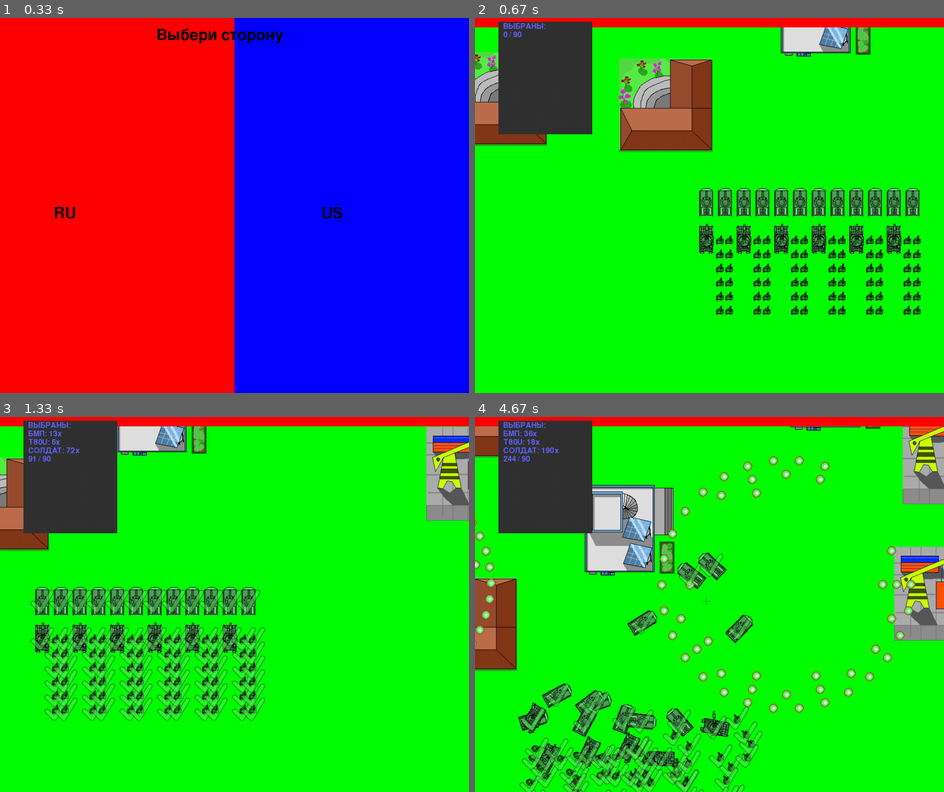
Above: before the commit, frames 1-4 (two rows, left to right).
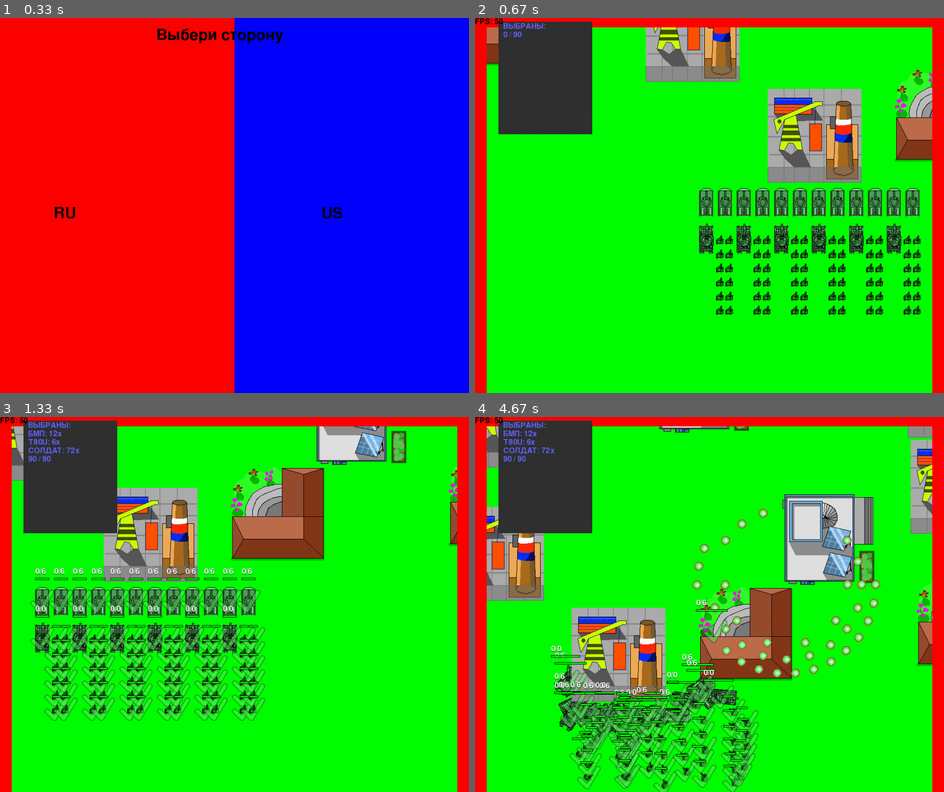
Above: after the commit, the same moments.

Repository: chempik1234/Pygame-RTS
Game: pygame game, started from main.py
The game is run twice, just before and just after one commit, with the same random seed, the same clock (stepped at 60 frames per second) and the same inputs.
Inputs (mouse positions are in pixels of both pictures, inside the frame that each line leads up to):
- Up to frame 1 (0.33 s): no input
- Up to frame 2 (0.67 s): click (709, 205) at 0.38 s
- Up to frame 3 (1.33 s): hold C 0.67-1.13 s; hold D 0.67-1.13 s; tap X at 1.17 s
- Up to frame 4 (4.67 s): hold D 1.5-1.97 s; tap X at 1.57, 1.87, 2.07, 2.4, 2.7, 2.9, 3.2, 3.47, 3.8, 4.1, 4.23, 4.63 s; hold W 2-2.3 s; tap C at 2.15, 3.55 s; hold D 2.33-2.8 s; move the mouse to (564, 548) at 2.37 s; tap V at 2.48, 3.88 s; hold A 2.83-3.37 s; move the mouse to (779, 473) at 2.87 s; hold S 3.4-3.7 s; hold A 3.73-4.13 s; move the mouse to (587, 465) at 3.77 s; hold W 4.17-4.53 s; move the mouse to (596, 529) at 4.2 s; hold D from 4.57 s (still down)

Frame 1 is identical in both runs. In frame 2, 21% of the frame differs, in the area x 0-100%, y 0-100%; in frame 3, 22%; in frame 4, 44%.

Commit message:
muuuch beetter

Diff:
--- a/factory.py
+++ b/factory.py
@@ -58,6 +58,13 @@
                       soldiers_max=6, attack_radius=550)
 
 
+def apc(x, y, sprite_group, all_sprites, ui_group, obstacles_group, bullets_group, turret_color, team_id=0):
+    if team_id == 0:
+        return bmp(x, y, sprite_group, all_sprites, ui_group, obstacles_group, bullets_group, turret_color, team_id)
+    else:
+        return bradley(x, y, sprite_group, all_sprites, ui_group, obstacles_group, bullets_group, turret_color, team_id)
+
+
 def t80(x, y, sprite_group, all_sprites, ui_group, obstacles_group, bullets_group, turret_color, team_id=0):
     hull = GenericSprite(load_image("t80\\hull.png"), "hull", x, y, 11, 26, sprite_group,
                          all_sprites)
@@ -68,8 +75,8 @@
                       bullets_group, sprite_group,
                       x, y, hull,
                       turret, turret_anchor_coords, turret_color,
-                      all_sprites, ui_group, obstacles_group, 3, rotation_speed=1, name="T80U", damage=4000, fire_seconds=5,
-                      soldiers_max=0, attack_radius=1000)
+                      all_sprites, ui_group, obstacles_group, 3, rotation_speed=1, name="T80U", damage=4000,
+                      fire_seconds=5, soldiers_max=0, attack_radius=1000)
 
 
 def abrams(x, y, sprite_group, all_sprites, ui_group, obstacles_group, bullets_group, turret_color, team_id=0):
@@ -82,8 +89,15 @@
                       bullets_group, sprite_group,
                       x, y, hull,
                       turret, turret_anchor_coords, turret_color,
-                      all_sprites, ui_group, obstacles_group, 2.8, rotation_speed=1.5, name="ABRAMS", damage=4000, fire_seconds=8,
-                      soldiers_max=0, attack_radius=1000)
+                      all_sprites, ui_group, obstacles_group, 2.8, rotation_speed=1.5, name="ABRAMS", damage=4000,
+                      fire_seconds=10, soldiers_max=0, attack_radius=1000)
+
+
+def tank(x, y, sprite_group, all_sprites, ui_group, obstacles_group, bullets_group, turret_color, team_id=0):
+    if team_id == 0:
+        return t80(x, y, sprite_group, all_sprites, ui_group, obstacles_group, bullets_group, turret_color, team_id)
+    else:
+        return abrams(x, y, sprite_group, all_sprites, ui_group, obstacles_group, bullets_group, turret_color, team_id)
 
 
 def crosshair(sprite_group, all_sprites, max_speed=1):
@@ -107,7 +121,10 @@
                          scale=scale)
 
 
-def soldier(x, y, sprite_group, all_sprites, ui_group, obstacles_group, bullets_group, team_id=0, color="green"):
+def soldier(x, y, sprite_group, all_sprites, ui_group, obstacles_group, bullets_group, team_id=0):
+    color = "green"
+    if team_id != 0:
+        color = "sand"
     sprite = GenericSprite(load_image(f"soldier_{color}.png"), "turret", x, y, 22, 34, sprite_group,
                            all_sprites)
     return SoldierUnit(team_id, 3, sprite_group, bullets_group, x, y, sprite, all_sprites, ui_group, obstacles_group,
--- a/main.py
+++ b/main.py
@@ -86,15 +86,16 @@
         pressed_lr = [False, False]
         pressed_ud = [False, False]
 
+        self.spawn_environment()
         units = self.spawn_units()
-        self.spawn_environment()
 
         selected_units = []
         self.seconds = 0
         while running:
             units = [i for i in units if i.alive]
             selected_units = [i for i in selected_units if i.alive]
-            self.seconds += (self.clock.tick(self.fps) / 1000) % 1800
+            tick = self.clock.tick(self.fps)
+            self.seconds += (tick / 1000) % 1800
             for event in pygame.event.get():
                 if event.type == pygame.QUIT:
                     running = False
@@ -186,9 +187,9 @@
                 if bullet_sprite.parent:
                     bullet_sprite.parent.update(self.seconds)
             camera_pos_sprite.update()
-            self.render(camera, units, selected_units, camera_pos_sprite)
-
-    def render(self, camera, units, selected_units, camera_pos_sprite):
+            self.render(camera, units, selected_units, camera_pos_sprite, tick)
+
+    def render(self, camera, units, selected_units, camera_pos_sprite, tick):
         self.screen.fill(self.colors["GRASS"])
         self.bullets_group.draw(self.screen)
         self.units_group.draw(self.screen)
@@ -197,12 +198,33 @@
         camera.update(camera_pos_sprite)
         for sprite in self.all_gameplay_sprites:
             camera.apply(sprite)
-        self.render_ui(units, selected_units)
+        self.render_ui(units, selected_units, tick)
         self.display.flip()
 
-    def render_ui(self, units, selected_units):
+    def render_ui(self, units, selected_units, tick):
         allied_units = [i for i in units if i.team_id == self.player_team_id]
         enemy_units = [i for i in units if i.team_id != self.player_team_id]
+        """ ### HP """
+        for unit in selected_units + enemy_units:
+            if not unit.get_sprite().alive():
+                continue
+            if unit.team_id == self.player_team_id:
+                color = "green"
+                if isinstance(unit, TurretUnit):
+                    base_functions.draw_text([f"{len(unit.soldiers)}/{unit.soldiers_max}"],
+                                             unit.get_y_on_screen() - 40, unit.get_x_on_screen(),
+                                             pyconfig.FONTS[pyconfig.SMALL], pygame.Color("black"), self.screen)
+                    base_functions.draw_text([f"{len(unit.soldiers)}/{unit.soldiers_max}"],
+                                             unit.get_y_on_screen() - 41, unit.get_x_on_screen(),
+                                             pyconfig.FONTS[pyconfig.SMALL], pygame.Color("white"), self.screen)
+            else:
+                color = "red"
+            self.screen.fill(pygame.Color("black"), (unit.get_x_on_screen(),
+                                                     unit.get_y_on_screen() - 20,
+                                                     unit.get_w(), 5))
+            self.screen.fill(pygame.Color(color), (unit.get_x_on_screen() + 1,
+                                                   unit.get_y_on_screen() - 19,
+                                                   unit.hp / unit.max_hp * (unit.get_w() - 2), 3))
         """ ### RED STRIPES """
         STRIPE_WIDTH = 0.025
         for enemy in enemy_units:
@@ -250,51 +272,101 @@
             self.screen_size[0] * 0.05 + 10,
             pyconfig.FONTS[pyconfig.SMALL],
             self.colors["PRIMARY"], self.screen)
+        #
+        if not enemy_units:
+            base_functions.draw_text(["МЕСТНОСТЬ ЗАЧИЩЕНА!"], self.screen_size[1] // 2, self.screen_size[0] // 3,
+                                     pyconfig.FONTS[pyconfig.BIG], pygame.Color("black"), self.screen)
+        base_functions.draw_text([f"FPS: {int(1000 / tick)}"],
+                                 0, 0, pyconfig.FONTS[pyconfig.SMALL], pygame.Color("black"), self.screen)
 
     def spawn_units(self):
         res = []
         for i in range(12):
-            res.append(factory.bmp(40 * i, 0, self.units_group, self.all_gameplay_sprites, self.ui_group,
+            res.append(factory.apc(40 * i, 0, self.units_group, self.all_gameplay_sprites, self.ui_group,
                                    self.obstacles_group,
-                                   self.bullets_group, self.colors[pyconfig.TURRET]))
+                                   self.bullets_group, self.colors[pyconfig.TURRET], team_id=self.player_team_id))
         for i in range(6):
-            res.append(factory.t80(80 * i, 80, self.units_group, self.all_gameplay_sprites, self.ui_group,
-                                   self.obstacles_group,
-                                   self.bullets_group, self.colors[pyconfig.TURRET]))
+            res.append(factory.tank(80 * i, 80, self.units_group, self.all_gameplay_sprites, self.ui_group,
+                                    self.obstacles_group,
+                                    self.bullets_group, self.colors[pyconfig.TURRET], team_id=self.player_team_id))
         for i in range(6):
             for col in range(2):
                 for row in range(6):
                     res.append(factory.soldier(80 * i + 30 + 20 * col,
                                                80 + 30 * row, self.units_group, self.all_gameplay_sprites,
                                                self.ui_group,
-                                               self.obstacles_group, self.bullets_group))
-
+                                               self.obstacles_group, self.bullets_group, team_id=self.player_team_id))
         # ENEMIES
-
-        for i in range(12):
-            res.append(factory.bradley(40 * i, -1160, self.units_group, self.all_gameplay_sprites, self.ui_group,
-                                       self.obstacles_group,
-                                       self.bullets_group, self.colors[pyconfig.TURRET], team_id=1))
-        for i in range(6):
-            res.append(factory.abrams(80 * i, -1080, self.units_group, self.all_gameplay_sprites, self.ui_group,
+        i = 0
+        while i < 12:
+            enemy_bmp = factory.apc(random.randint(-1000, 1000), random.randint(-2000, -1000), self.units_group,
+                                    self.all_gameplay_sprites, self.ui_group,
+                                    self.obstacles_group,
+                                    self.bullets_group, self.colors[pyconfig.TURRET], team_id=1 - self.player_team_id)
+            i += 1
+            for j in self.all_gameplay_sprites:
+                if j == enemy_bmp.hull or j == enemy_bmp.turret:
+                    continue
+                if pygame.sprite.collide_mask(j, enemy_bmp.get_sprite()):
+                    enemy_bmp.die()
+                    i -= 1
+                    break
+            res.append(enemy_bmp)
+        i = 0
+        while i < 12:
+            enemy_tank = factory.tank(random.randint(-1000, 1000), random.randint(-2000, -1000),
+                                      self.units_group, self.all_gameplay_sprites, self.ui_group,
                                       self.obstacles_group,
-                                      self.bullets_group, self.colors[pyconfig.TURRET], team_id=1))
-        for i in range(6):
-            for col in range(2):
-                for row in range(6):
-                    res.append(factory.soldier(80 * i + 30 + 20 * col,
-                                               -1080 + 30 * row, self.units_group, self.all_gameplay_sprites,
-                                               self.ui_group,
-                                               self.obstacles_group,self.bullets_group, team_id=1, color="sand"))
+                                      self.bullets_group, self.colors[pyconfig.TURRET], team_id=1 - self.player_team_id)
+            i += 1
+            for j in self.all_gameplay_sprites:
+                if j == enemy_tank.hull or j == enemy_tank.turret:
+                    continue
+                if pygame.sprite.collide_mask(j, enemy_tank.get_sprite()):
+                    enemy_tank.die()
+                    i -= 1
+                    break
+            res.append(enemy_tank)
+        i = 0
+        while i < 72:
+            enemy_soldier = factory.soldier(random.randint(-1000, 1000), random.randint(-2000, -1000), self.units_group,
+                                            self.all_gameplay_sprites,
+                                            self.ui_group,
+                                            self.obstacles_group, self.bullets_group, team_id=1 - self.player_team_id)
+            i += 1
+            for j in self.all_gameplay_sprites:
+                if j == enemy_soldier.sprite:
+                    continue
+                if pygame.sprite.collide_mask(j, enemy_soldier.get_sprite()):
+                    enemy_soldier.die()
+                    i -= 1
+                    break
+            res.append(enemy_soldier)
+
+        # for i in range(12):
+        #     res.append(factory.bradley(40 * i, -1160, self.units_group, self.all_gameplay_sprites, self.ui_group,
+        #                                self.obstacles_group,
+        #                                self.bullets_group, self.colors[pyconfig.TURRET], team_id=1))
+        # for i in range(6):
+        #     res.append(factory.abrams(80 * i, -1080, self.units_group, self.all_gameplay_sprites, self.ui_group,
+        #                               self.obstacles_group,
+        #                               self.bullets_group, self.colors[pyconfig.TURRET], team_id=1))
+        # for i in range(6):
+        #     for col in range(2):
+        #         for row in range(6):
+        #             res.append(factory.soldier(80 * i + 30 + 20 * col,
+        #                                        -1080 + 30 * row, self.units_group, self.all_gameplay_sprites,
+        #                                        self.ui_group,
+        #                                        self.obstacles_group,self.bullets_group, team_id=1, color="sand"))
         return res
 
     def spawn_environment(self):
         i = 0
-        while i < 10:
-            house = factory.house(random.randint(-1000, 1000), random.randint(-800, -100), self.bullets_group,
+        while i < 200:
+            house = factory.house(random.randint(-5000, 5000), random.randint(-2000, -100), self.bullets_group,
                                   self.obstacles_group, self.all_gameplay_sprites)
             i += 1
-            for j in self.obstacles_group:
+            for j in self.all_gameplay_sprites:
                 if j == house.sprite:
                     continue
                 if pygame.sprite.collide_mask(j, house.sprite):
--- a/obstacle.py
+++ b/obstacle.py
@@ -8,6 +8,7 @@
         self.bullets_group = bullets_group
         self.obstacles_group = obstacles_group
         self.health = health
+        self.alive = True
 
     def take_damage(self, damage):
         self.health -= damage
@@ -15,4 +16,5 @@
             self.destroy()
 
     def destroy(self):
+        self.alive = False
         self.sprite.kill()
--- a/projectile.py
+++ b/projectile.py
@@ -35,12 +35,14 @@
         for i in self.units_group:
             if pygame.sprite.collide_mask(self.sprite, i) and i.parent is not None and i.parent.team_id != self.team_id:
                 i.parent.take_damage(self.damage)
-                self.destroy()
+                if i.parent.alive:
+                    self.destroy()
                 break
         for i in self.obstacles_group:
             if pygame.sprite.collide_mask(self.sprite, i) and i.parent is not None:
                 i.parent.take_damage(self.damage)
-                self.destroy()
+                if i.parent.alive:
+                    self.destroy()
                 break
         if self.past_seconds is not None:
             self.total_seconds += seconds - self.past_seconds
--- a/soldier.py
+++ b/soldier.py
@@ -1,4 +1,6 @@
 import math
+
+import pygame
 
 import dasis_math
 import factory
@@ -106,16 +108,32 @@
         else:
             self.press_break()
         # BRAKING WHEN NEAR UNITS
-        forward_x, forward_y = dasis_math.vector_look_at(self.get_sprite_rotation(), -100)
-        forward_x += self.get_x_on_screen()
-        forward_y += self.get_y_on_screen()
-        for unit in units_list:
-            if unit is self:
-                continue
-            if unit.get_sprite().check_click((forward_x, forward_y)):
-                self.set_acceleration(0)
-                self.set_speed(0)
-                break
+        # forward_x, forward_y = dasis_math.vector_look_at(math.radians(self.get_sprite_rotation()), -100)
+        # forward_x += self.get_x_on_screen()
+        # forward_y += self.get_y_on_screen()
+        # factory.waypoint_sprite(self.ui_group, self.all_sprites, forward_x, forward_y)
+        # for unit in units_list:
+        #     if unit is self:
+        #         continue
+        #     if pygame.sprite.collide_mask(unit.get_sprite(), self.sprite):
+        #         self.set_rotation_multiplier(0)
+        #         self.set_acceleration(0)
+        #         self.set_speed(0)
+        #         if pygame.sprite.collide_mask(unit.get_sprite(), self.sprite) and not self.waypoint:
+        #             self.move_backwards(unit.get_xy())
+        #         break
+
+    def move_backwards(self, xy=None):
+        if xy is None:
+            x, y = dasis_math.vector_look_at(self.get_sprite_rotation(), 2)
+        else:
+            x = self.sprite.origin_x - xy[0]
+            y = self.sprite.origin_y - xy[1]
+            max_val = max(x, y)
+            if max_val != 0:
+                x, y = x / max_val, y / max_val
+        self.sprite.origin_x += x
+        self.sprite.origin_y += y
 
     def arrive_to_waypoint(self):
         self.set_rotation_multiplier(0)
@@ -139,7 +157,9 @@
             if invert:
                 self.selected = not self.selected
             else:
+                s = not self.selected
                 self.selected = True
+                return s
             return self.selected
         return False
 
--- a/unit.py
+++ b/unit.py
@@ -19,6 +19,7 @@
         self.fire_seconds = fire_seconds
         self.target = None
         self.alive = True
+
 
     def get_sprite(self):
         pass
@@ -74,13 +75,16 @@
         TurretVehicle.update(self, units_list, seconds)
         if self.acceleration > 0:
             # BRAKING WHEN NEAR UNITS
-            forward_x, forward_y = dasis_math.vector_look_at(self.get_hull_rotation(), -100)
-            forward_x += self.get_x_on_screen()
-            forward_y += self.get_y_on_screen()
+            # forward_x, forward_y = dasis_math.vector_look_at(math.radians(self.get_hull_rotation()), -100)
+            # forward_x += self.get_x_on_screen()
+            # forward_y += self.get_y_on_screen()
             for house in self.obstacles_group:
-                if house.check_click((forward_x, forward_y)):
+                if pygame.sprite.collide_mask(house, self.get_sprite()):
+                    self.set_rotation_multiplier(0)
                     self.set_speed(0)
                     self.set_acceleration(0)
+                    if pygame.sprite.collide_mask(house, self.get_sprite()):
+                        self.move_backwards((house.origin_x, house.origin_y))
                     break
         self.update_targets(units_list)
         self.lasted_seconds += seconds - self.past_seconds
@@ -183,14 +187,19 @@
         # if self.team_id == 1:
         #     print(self.target, self.lasted_seconds, self.fire_seconds)
         Soldier.update(self, units_list, seconds)
-        # BRAKING WHEN NEAR UNITS
-        forward_x, forward_y = dasis_math.vector_look_at(self.get_sprite_rotation(), -100)
-        forward_x += self.get_x()
-        forward_y += self.get_y()
-        for house in self.obstacles_group:
-            if house.check_click((forward_x, forward_y)):
-                self.press_break()
-                break
+        if self.waypoint:
+            # BRAKING WHEN NEAR UNITS
+            # forward_x, forward_y = dasis_math.vector_look_at(math.radians(self.get_sprite_rotation()), -100)
+            # forward_x += self.get_x()
+            # forward_y += self.get_y()
+            for house in self.obstacles_group:
+                if pygame.sprite.collide_mask(house, self.get_sprite()):
+                    self.set_rotation_multiplier(0)
+                    self.set_speed(0)
+                    self.set_acceleration(0)
+                    if pygame.sprite.collide_mask(house, self.get_sprite()):
+                        self.move_backwards((house.origin_x, house.origin_y))
+                    break
 
         self.update_targets(units_list)
         self.lasted_seconds += seconds - self.past_seconds
--- a/vehicle_base.py
+++ b/vehicle_base.py
@@ -1,4 +1,6 @@
 import math
+
+import pygame
 
 import base_functions
 import dasis_math
@@ -116,16 +118,32 @@
         else:
             self.press_break()
         # BRAKING WHEN NEAR UNITS
-        forward_x, forward_y = dasis_math.vector_look_at(self.get_hull_rotation(), -100)
-        forward_x += self.get_x_on_screen()
-        forward_y += self.get_y_on_screen()
-        for unit in units_list:
-            if unit is self:
-                continue
-            if unit.get_sprite().check_click((forward_x, forward_y)):
-                self.set_acceleration(0)
-                self.set_speed(0)
-                break
+        # forward_x, forward_y = dasis_math.vector_look_at(math.radians(self.get_hull_rotation()), -100)
+        # forward_x += self.get_x_on_screen()
+        # forward_y += self.get_y_on_screen()
+        # for unit in units_list:
+        #     if unit is self:
+        #         continue
+        #     if pygame.sprite.collide_mask(unit.get_sprite(), self.hull):
+        #         self.set_rotation_multiplier(0)
+        #         self.set_acceleration(0)
+        #         self.set_speed(0)
+        #         if pygame.sprite.collide_mask(unit.get_sprite(), self.hull) and not self.waypoint:
+        #             print("SUS")
+        #             self.move_backwards(unit.get_xy())
+        #         break
+
+    def move_backwards(self, xy=None):
+        if xy is None:
+            x, y = dasis_math.vector_look_at(self.get_hull_rotation(), 2)
+        else:
+            x = self.hull.origin_x - xy[0]
+            y = self.hull.origin_y - xy[1]
+            max_val = max(x, y)
+            if max_val != 0:
+                x, y = x / max_val, y / max_val
+        self.hull.origin_x += x
+        self.hull.origin_y += y
 
     def get_waypoint_distance(self):
         if not self.waypoint:
@@ -142,9 +160,11 @@
         if self.hull.check_click(mouse):
             if invert:
                 self.selected = not self.selected
+                return self.selected
             else:
+                s = not self.selected
                 self.selected = True
-            return self.selected
+                return s
         return False
 
     def deselect(self):
Binary file changed: data/images/props/1.png
